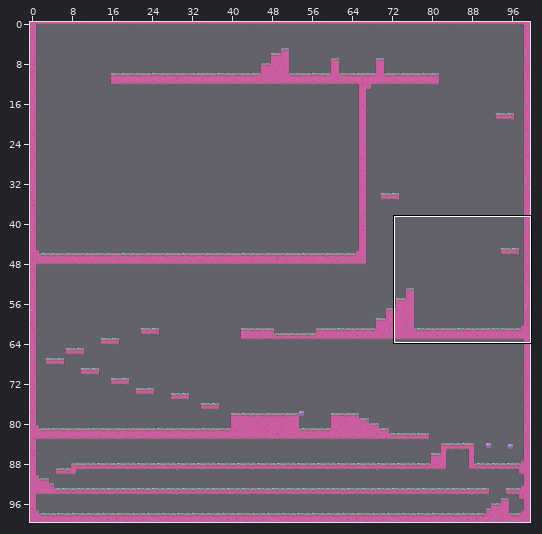
An edit to a level. Tiled map, res/maps/testmap_3.tmx. Above: a wide view before the commit, with the close-up outlined.
Close-up. Before the edit:
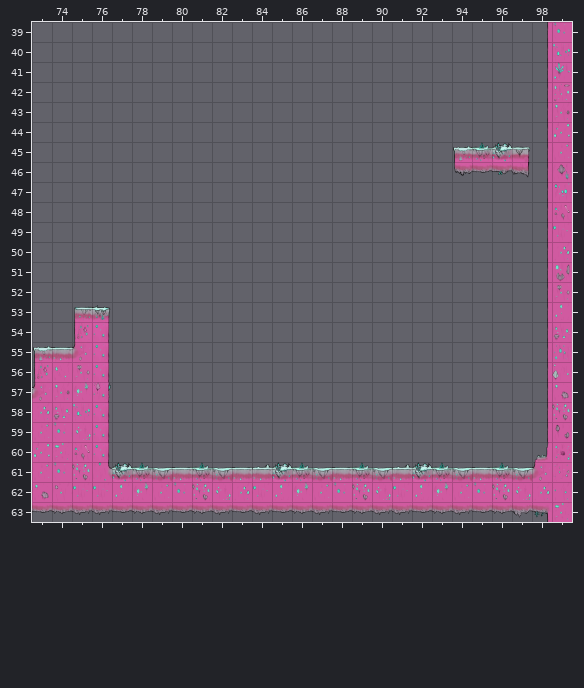
Cells are 64x64 px. Shown: x 73..99, y 39..63. The commit also changed other parts of the map, which this record leaves out.
And afterwards:
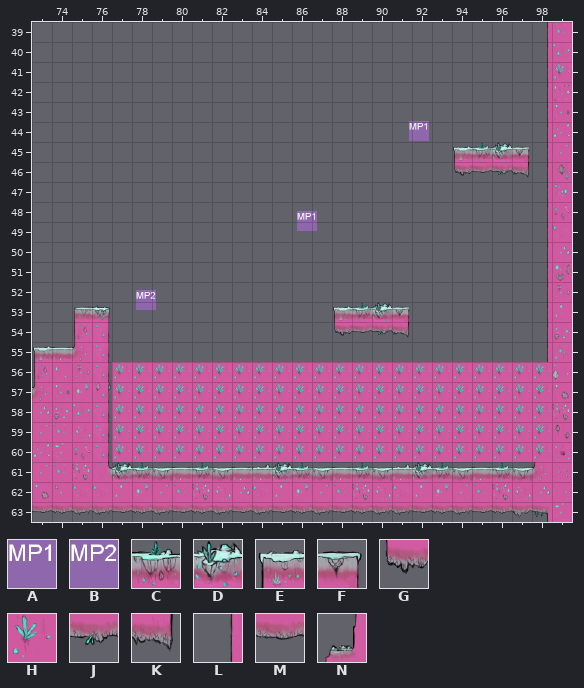
Key: from "moving_platform": A 0 "bigPlatform", B 1 "smallPlatform"; from "tiledmap_final": C 7, D 9, E 54, F 62, G 154, H 158, J 161, K 162, L 181, M 207, N 212.
_ is an empty cell.
Objects are placed by their top-left corner, in cells (3,4 is the top-left corner of cell 3,4); size is 1x1 cell unless given.
Change:
{"where": "layer \"Kachelebene 1\""}
{"y":53,"x":88,"old":"____","new":"ECDF"}
{"y":54,"x":88,"old":"____","new":"GMJK"}
{"y":56,"x":77,"old":"_____________________L","new":"HHHHHHHHHHHHHHHHHHHHHH"}
{"y":57,"x":77,"old":"_____________________L","new":"HHHHHHHHHHHHHHHHHHHHHH"}
{"y":58,"x":77,"old":"_____________________L","new":"HHHHHHHHHHHHHHHHHHHHHH"}
{"y":59,"x":77,"old":"_____________________L","new":"HHHHHHHHHHHHHHHHHHHHHH"}
{"y":60,"x":77,"old":"_____________________N","new":"HHHHHHHHHHHHHHHHHHHHHH"}
{"where": "layer \"Objektebene 1\""}
{"now": "A \"p6\" at 91.8,43.9"}
{"now": "A \"p5\" at 86.2,48.5"}
{"now": "B \"p4\" at 78.2,52.4"}
{"label":"added","picture_box":[409,121,429,141]}
{"label":"added","picture_box":[297,211,317,231]}
{"label":"added","picture_box":[136,290,156,310]}
{"label":"added","picture_box":[333,302,410,338]}
{"label":"changed","picture_box":[112,362,550,462]}
